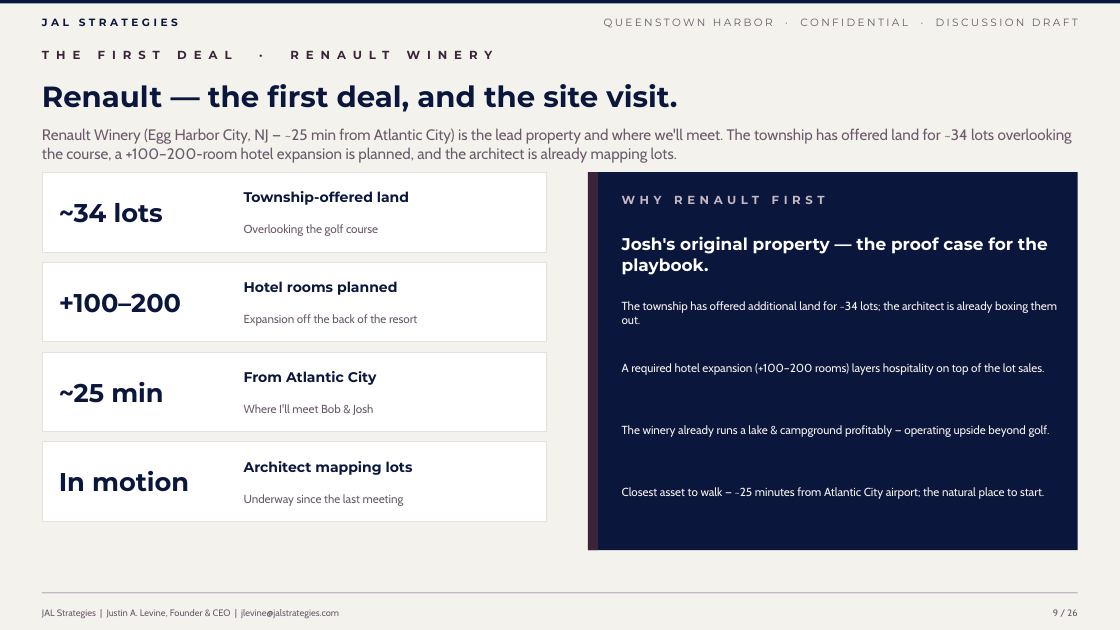
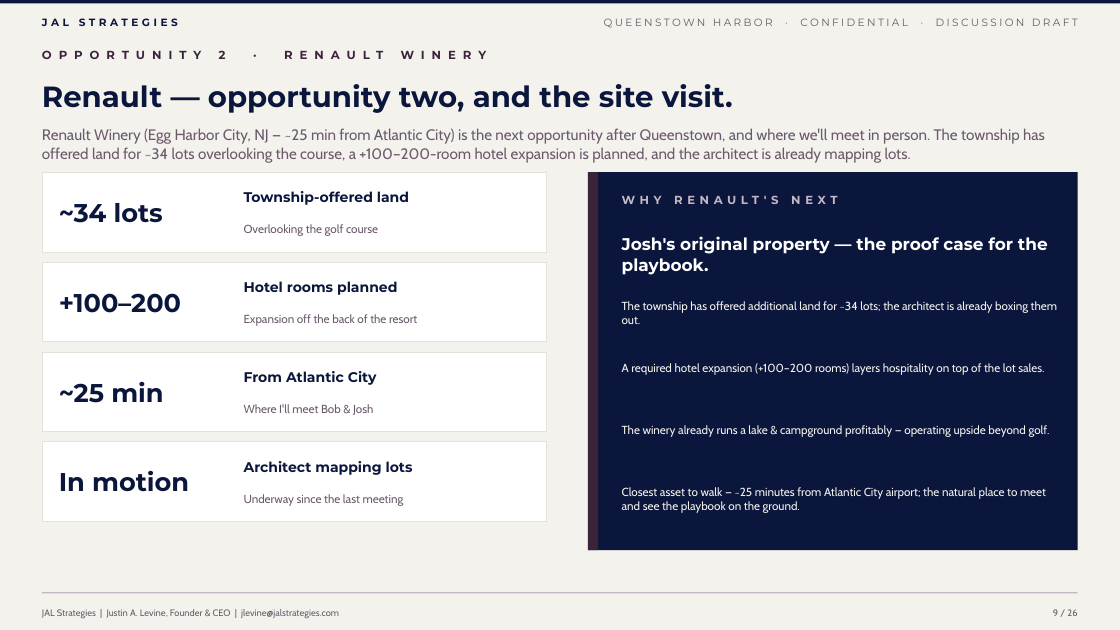
Before and after one commit to jlevine711/Apex, a slide deck: slide 9 of JAL_Queenstown_Harbor_Proposal.pptx. Drawn at 1120x630 pixels with LibreOffice and Linux fonts; fonts in the diff are those of the drawing. Boxes give left, top, right and bottom in pixels: in the first picture for what was removed or moved away, otherwise in the second. Text is boxed around its words. In the diff, an @@ line names an element or a change of style, - is before the commit and + after.

```diff
--- a/JAL_Queenstown_Harbor_Proposal.pptx
+++ b/JAL_Queenstown_Harbor_Proposal.pptx
@@ text at (x1=219, y1=50, x2=226, y2=59): text changed @@
-THE FIRST DEAL · RENAULT WINERY
+OPPORTUNITY 2 · RENAULT WINERY
@@ text at (x1=42, y1=84, x2=733, y2=113): text changed @@
-Renault — the first deal, and the site visit.
+Renault — opportunity two, and the site visit.
@@ text at (x1=42, y1=128, x2=1045, y2=163): text changed @@
-Renault Winery (Egg Harbor City, NJ — ~25 min from Atlantic City) is the lead property and where we'll meet. The township has offered land for ~34 lots overlooking the course, a +100–200-room hotel expansion is planned, and the architect is already mapping lots.
+Renault Winery (Egg Harbor City, NJ — ~25 min from Atlantic City) is the next opportunity after Queenstown, and where we'll meet in person. The township has offered land for ~34 lots overlooking the course, a +100–200-room hotel expansion is planned, and the architect is already mapping lots.
@@ text at (x1=622, y1=195, x2=837, y2=204): text changed @@
-WHY RENAULT FIRST
+WHY RENAULT'S NEXT
@@ text at (x1=622, y1=487, x2=1046, y2=513): text changed @@
-Closest asset to walk — ~25 minutes from Atlantic City airport; the natural place to start.
+Closest asset to walk — ~25 minutes from Atlantic City airport; the natural place to meet and see the playbook on the ground.
```
Also in this commit, not shown: 1 other slide changed, 3 other files.
